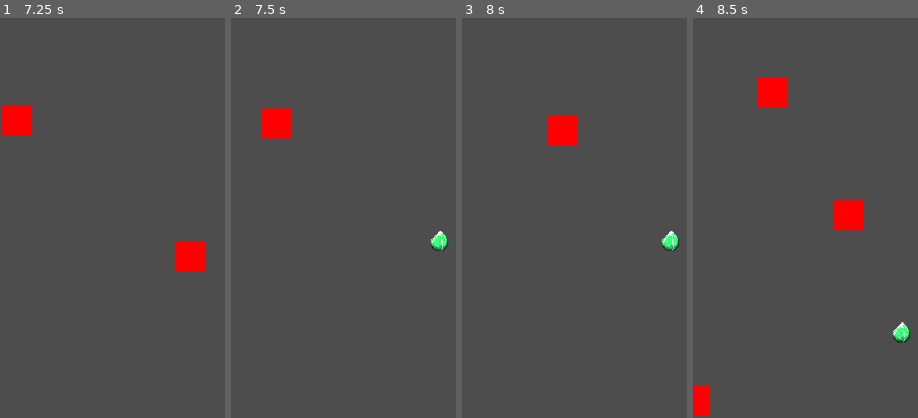
Above: before the commit, frames 1-4 (left to right).
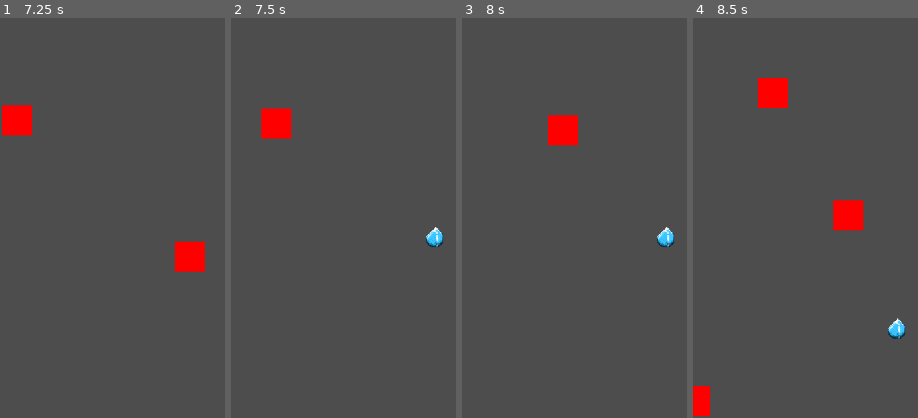
Above: after the commit, the same moments.

Repository: Davideee03/MobileComputing
Game: Godot game, scene res://Scenes/Towns/Town.tscn
Two runs of this game, one before a commit and one after it. Both use one fixed random seed, a clock stepped at 60 frames per second and the inputs below.
Inputs (mouse positions are % of the whole screen's width and height, from its top left):
- Up to frame 1 (7.25 s): click "Start Wave" at 0.5 s; tap Enter at 1.25, 2.75 s; move the mouse to (72, 45) at 1.27 s; tap A (a) every 1.5 s from 1.35 to 5.85 s; click (72, 45) at 1.42 s; tap Space at 2, 3.5 s; drag from (30, 55) to (50, 50) at 2.02 s; move the mouse to (60, 28) at 2.77 s; click (60, 28) at 2.92 s; drag from (45, 70) to (52, 50) at 3.52 s; move the mouse to (80, 65) at 4.27 s; click (80, 65) at 4.42 s; drag from (20, 35) to (97, 29) at 5.02 s; move the mouse to (55, 50) at 5.77 s; click (55, 50) at 5.92 s; drag from (35, 25) to (53, 82) at 6.52 s
- Up to frame 2 (7.5 s): move the mouse to (72, 45) at 7.27 s; tap A (a) at 7.35 s; click (72, 45) at 7.42 s
- Up to frame 3 (8 s): no input
- Up to frame 4 (8.5 s): drag from (30, 55) to (28, 28) at 8.02 s
The pictures show only the part of the screen within x 22-72%, y 33-83%; the shares and areas given below are measured in that part.

Frame 1 is identical in both runs. In frame 2, 0.4% of the frame differs, in the area x 86-97%, y 52-59%; in frame 3, 0.4%; in frame 4, 0.4%, in the area x 86-97%, y 75-82%.

Commit message:
upload branch

Diff:
--- a/Scripts/Enemies/Enemy.gd
+++ b/Scripts/Enemies/Enemy.gd
@@ -54,8 +54,13 @@
 func drop_item():
 	# instantiating a drop whenever we call the function
 	var item = item_scene.instantiate()
-	item.position = position
-	# using maxt algorithm implemented ahead
+
+	# giving the spawn core a random position, usefull when the enemy drops more than 1 thing (resolving overlapping)
+	var random_offset = Vector2(
+		randf_range(-15, 15),
+		randf_range(-15, 15)
+	)
+	item.position = position + random_offset
 	# changing the function to make it weighted
 	item.item_type = randi_range(0,3)
 	main.call_deferred("add_child", item)
--- a/Scripts/Global/Global.gd
+++ b/Scripts/Global/Global.gd
@@ -64,4 +64,4 @@
 	for drop in drops.duplicate():
 		if drop and drop.is_in_group("items") and is_instance_valid(drop):
 			drop.queue_free()
-		drops.erase(drop)
+			drops.erase(drop)
